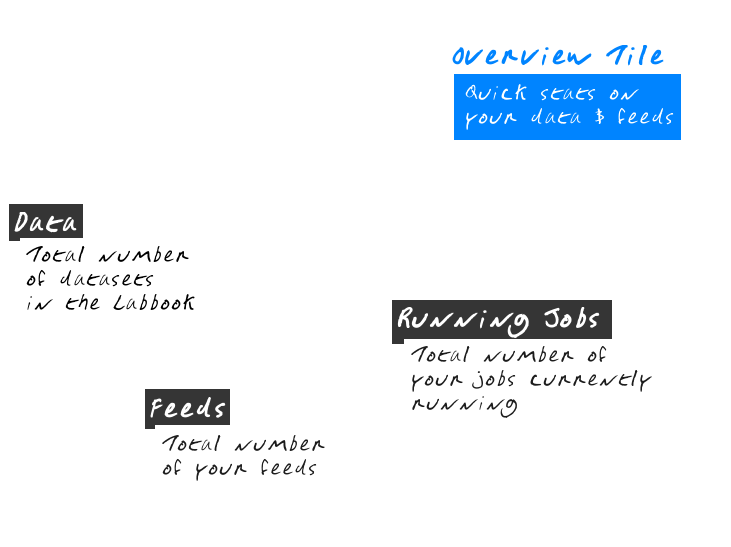
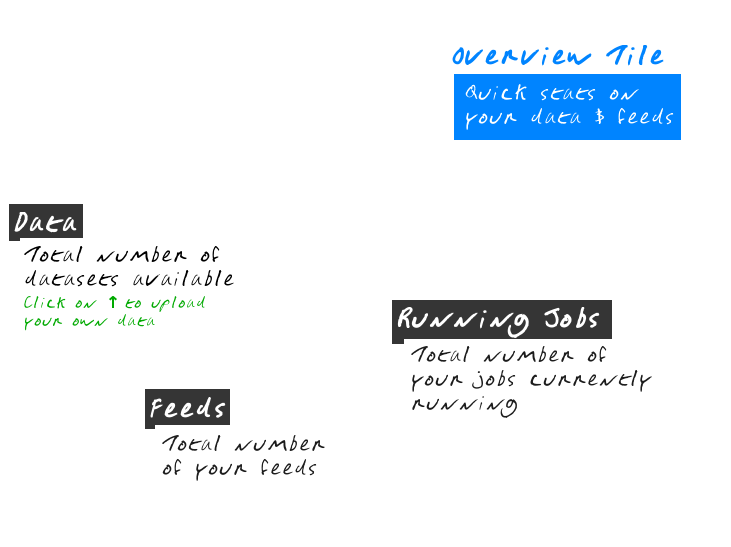
Layers edited between the first and the second 731x547 image:
renamed "Total number of datasets in th..." to "Total number of datasets avail...", painted on it over (24, 245, 234, 331)
painted on "Layer #1" over (24, 245, 234, 331)
